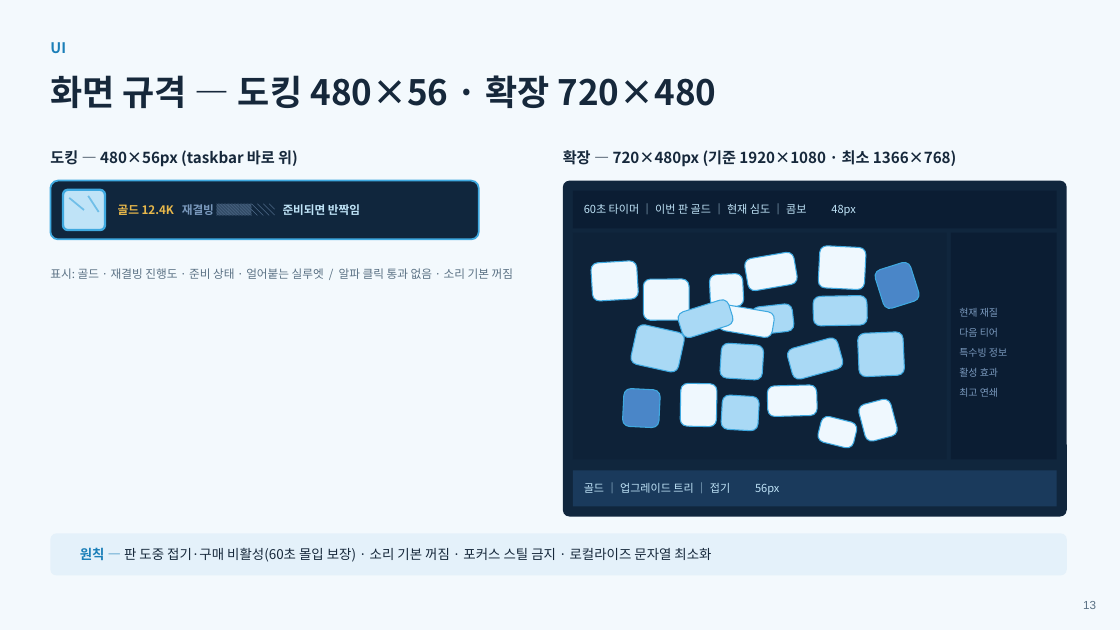
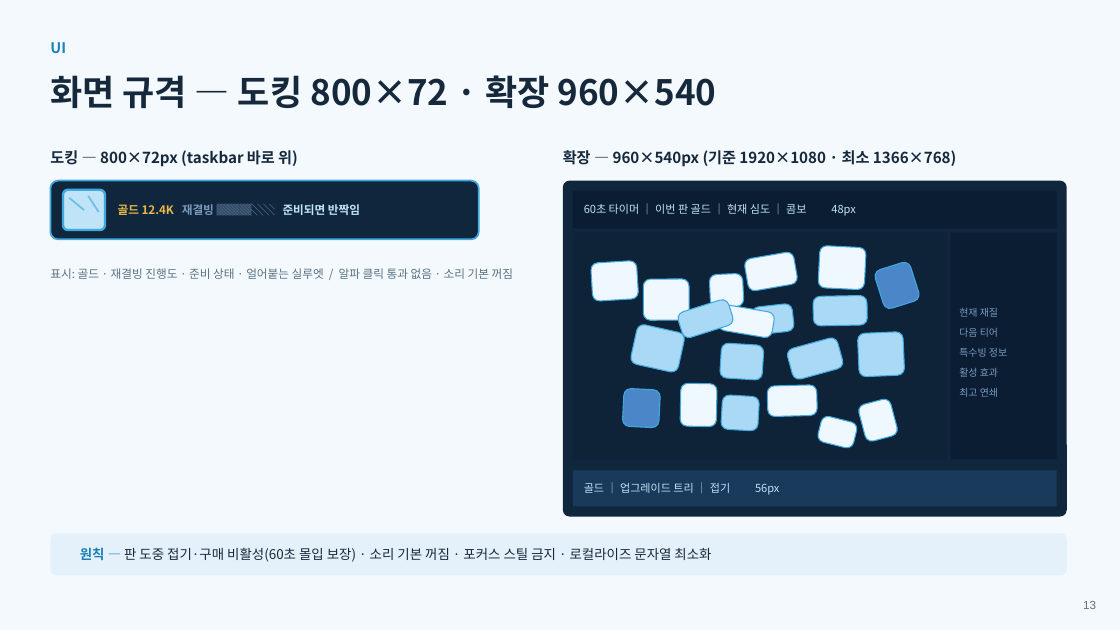
Before and after one commit to DaegyungJam-Team-12/GameJam-temp, a slide deck: slide 13 of temp_Proposal/outputs/ICEBREAKER_기획서_강화트리_수정본.pptx. Drawn at 1120x630 pixels with LibreOffice and Linux fonts; fonts in the diff are those of the drawing. Boxes give left, top, right and bottom in pixels: in the first picture for what was removed or moved away, otherwise in the second. Text is boxed around its words. In the diff, an @@ line names an element or a change of style, - is before the commit and + after.

Commit message:
docs: v2.6 창 규격과 아트 납품 기준 동기화

```diff
--- a/temp_Proposal/outputs/ICEBREAKER_기획서_강화트리_수정본.pptx
+++ b/temp_Proposal/outputs/ICEBREAKER_기획서_강화트리_수정본.pptx
@@ text at [50, 75, 717, 108]: text changed @@
-화면 규격 — 도킹 480×56 · 확장 720×480
+화면 규격 — 도킹 800×72 · 확장 960×540
@@ text at [50, 150, 298, 167]: text changed @@
-도킹 — 480×56px (taskbar 바로 위)
+도킹 — 800×72px (taskbar 바로 위)
@@ text at [563, 150, 956, 167]: text changed @@
-확장 — 720×480px (기준 1920×1080 · 최소 1366×768)
+확장 — 960×540px (기준 1920×1080 · 최소 1366×768)
```
Also in this commit, not shown: 2 other slides changed, 22 other files.
